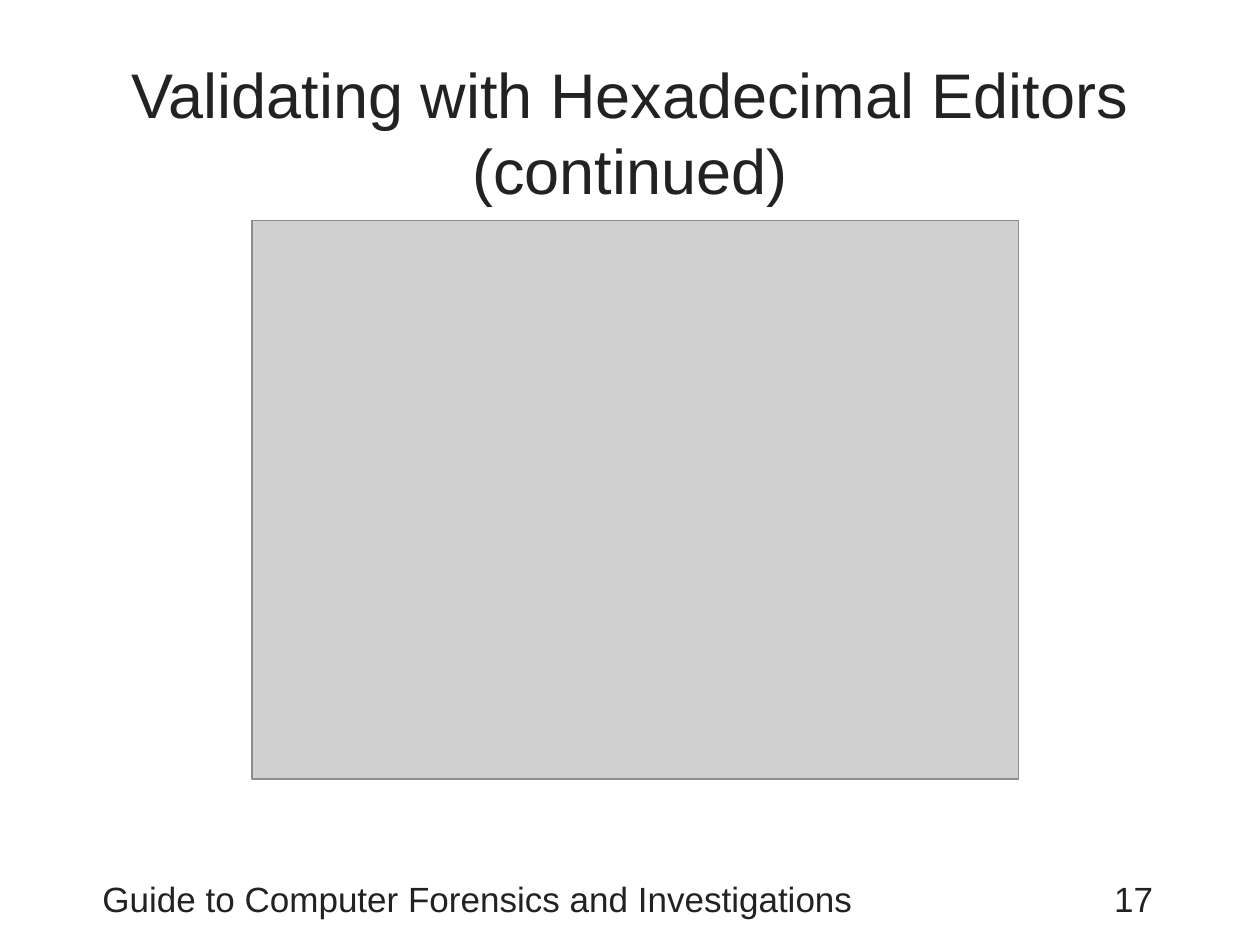
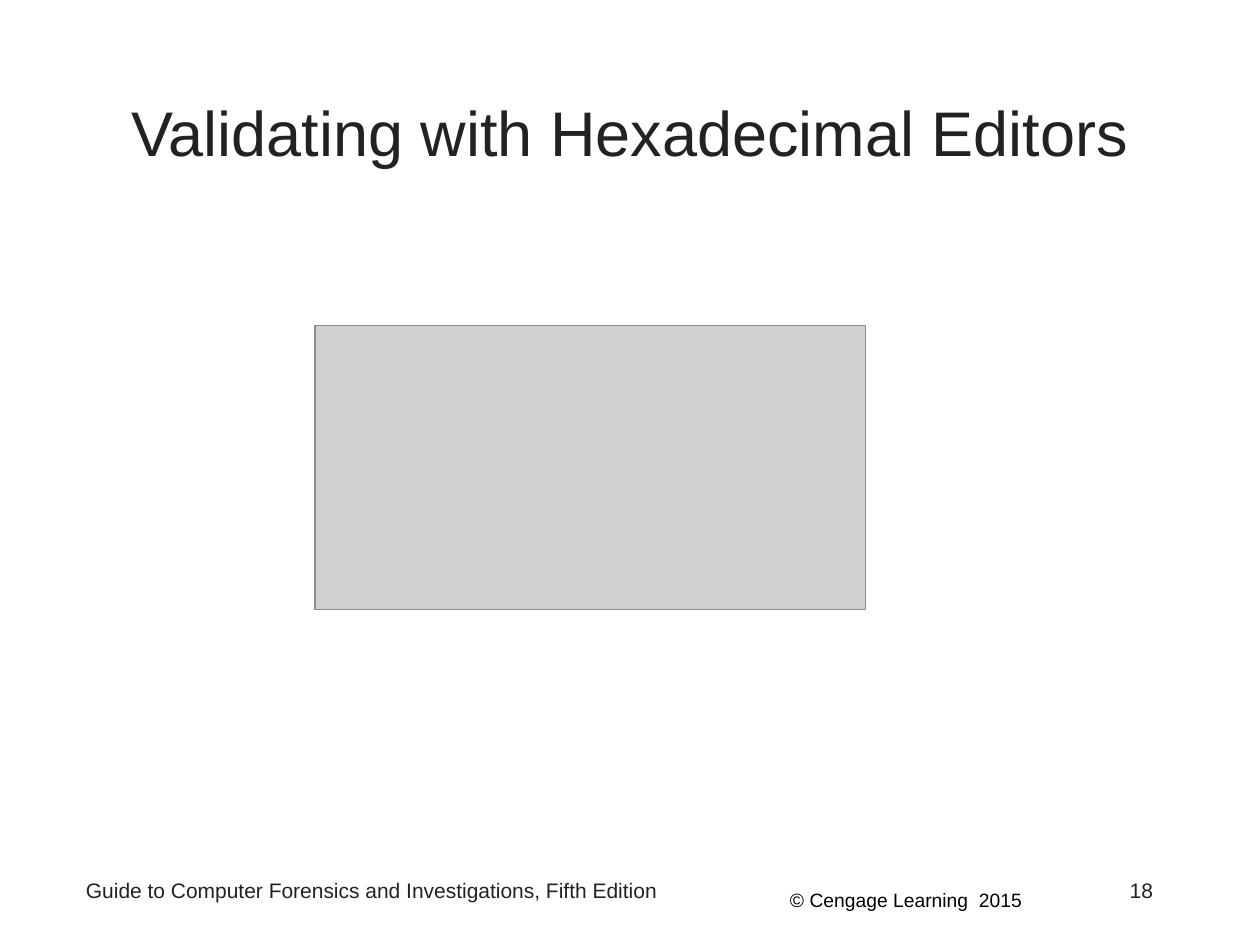
Before and after one commit to Emadalsuwat/emadalsuwat.github.io, a slide deck: slide 18 of computerforensics/Chapter9.ppt (slide 17 before the commit). Drawn at 1260x945 pixels with LibreOffice and Linux fonts; fonts in the diff are those of the drawing; grey boxes stand for pictures. Boxes give left, top, right and bottom in pixels: in the first picture for what was removed or moved away, otherwise in the second. Text is boxed around its words. In the diff, an @@ line names an element or a change of style, - is before the commit and + after.

```diff
--- a/computerforensics/Chapter9.ppt
+++ b/computerforensics/Chapter9.ppt
@@ title at (132,110,1128,167): text changed @@
-Validating with Hexadecimal Editors (continued)
+Validating with Hexadecimal Editors
@@ picture: place and size @@
-picture at (252,220,1018,779)
+picture at (315,325,866,610)
@@ text at (86,882,657,903): text changed; size 20 to 12 pt @@
-Guide to Computer Forensics and Investigations
+Guide to Computer Forensics and Investigations, Fifth Edition
@@ text added at (810,893,1022,911), 11 pt, text #000000 @@
+© Cengage Learning 2015
@@ page number removed at (1114,888,1153,912) @@
-17
@@ page number added at (1130,883,1153,898), 12 pt, text #222222 @@
+18
```
Also in this commit, not shown: 20 other slides changed, 26 slides added, 34 slides removed, 7 other files.
